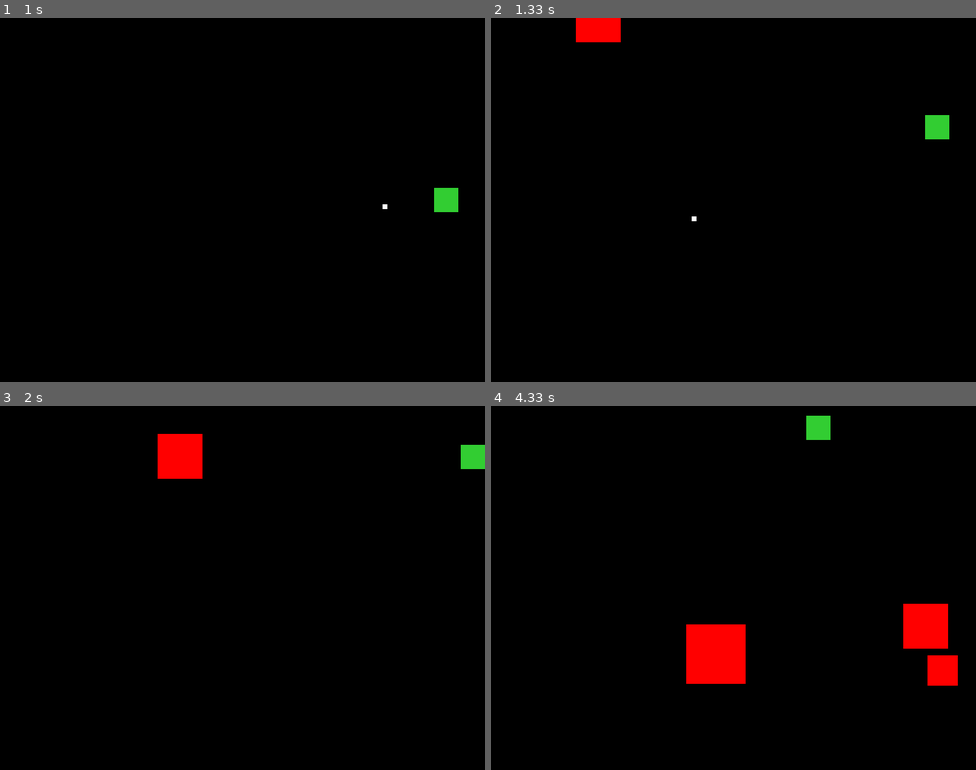
Above: before the commit, frames 1-4 (two rows, left to right).
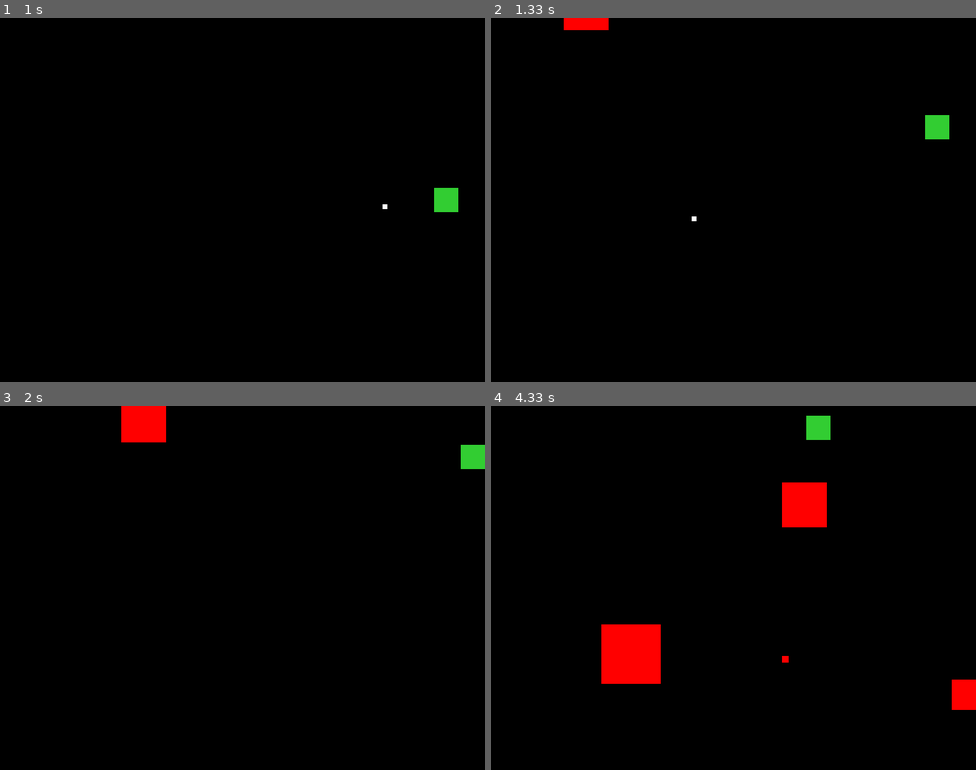
Above: after the commit, the same moments.

Repository: NGBRDCH1EF/First-Pygame
Game: pygame game, started from shooter/shooter.py
Same seed, same stepped clock (60 frames per second), same inputs: the game is played once before the commit and once after it.
Inputs (mouse positions are in pixels of both pictures, inside the frame that each line leads up to):
- Up to frame 1 (1 s): hold D 0.33-0.8 s; click (223, 214) at 0.88 s
- Up to frame 2 (1.33 s): hold W from 1.17 s (still down); move the mouse to (888, 189) at 1.2 s
- Up to frame 3 (2 s): release W at 1.47 s; hold D 1.5-1.97 s
- Up to frame 4 (4.33 s): hold A 2-2.53 s; hold S 2.57-2.87 s; hold A 2.9-3.3 s; hold W 3.33-3.7 s; hold D from 3.73 s (still down)

Frame 1 is identical in both runs. In frame 2, 0.5% of the frame differs, in the area x 15-27%, y 0-7%; in frame 3, 2.0%; in frame 4, 7.2%, in the area x 22-100%, y 21-84%.

Commit message:
enemies now bounce off walls

Diff:
--- a/shooter/entities.py
+++ b/shooter/entities.py
@@ -62,6 +62,7 @@
         if isinstance(size_range,tuple):
             rand_size = random.randint(size_range[0],size_range[1])
             ratio = statistics.mean(size_range) / rand_size  # bigger size → smaller ratio
+            ratio = max(0.5, min(ratio, 1.5))   # keep multiplier between 0.5x and 1.5x
             speed *= ratio
         else:
             rand_size = size_range
@@ -96,9 +97,27 @@
 
         return cls(rect, dx, dy, speed,color)
 
-    def update(self):
+    def update(self, width, height):
+        # Move enemy
         self.rect.x += self.dx * self.speed
         self.rect.y += self.dy * self.speed
+
+        # Bounce left wall
+        if self.rect.left <= 0 and self.dx < 0:
+            self.dx *= -1
+
+        # Bounce right wall
+        if self.rect.right >= width and self.dx > 0:
+            self.dx *= -1
+
+        # Bounce top wall
+        if self.rect.top <= 0 and self.dy < 0:
+            self.dy *= -1
+
+        # Bounce bottom wall
+        if self.rect.bottom >= height and self.dy > 0:
+            self.dy *= -1
+
 
     def draw(self, surface):
         pygame.draw.rect(surface, self.color, self.rect)
--- a/shooter/shooter.py
+++ b/shooter/shooter.py
@@ -31,8 +31,8 @@
 PLAYER_SPEED = 12
 
 #Enemy Setup
-ENEMY_BASE_SPEED = 5    #speed of median size enemy
-ENEMY_SIZE = (5,120)    #min & max size for enemy
+ENEMY_BASE_SPEED = 3    #speed of median size enemy
+ENEMY_SIZE = (20,100)    #min & max size for enemy
 ENEMY_COLOR      = RED
 
 #mouse marker setup
@@ -102,7 +102,7 @@
     pygame.draw.rect(window, GREEN, player)
     for b in bullets : b.draw(window)
     for e in enemies:
-        e.update()
+        e.update(WIDTH,HEIGHT)
         e.draw(window)
     spawn_timer -= 1
 
